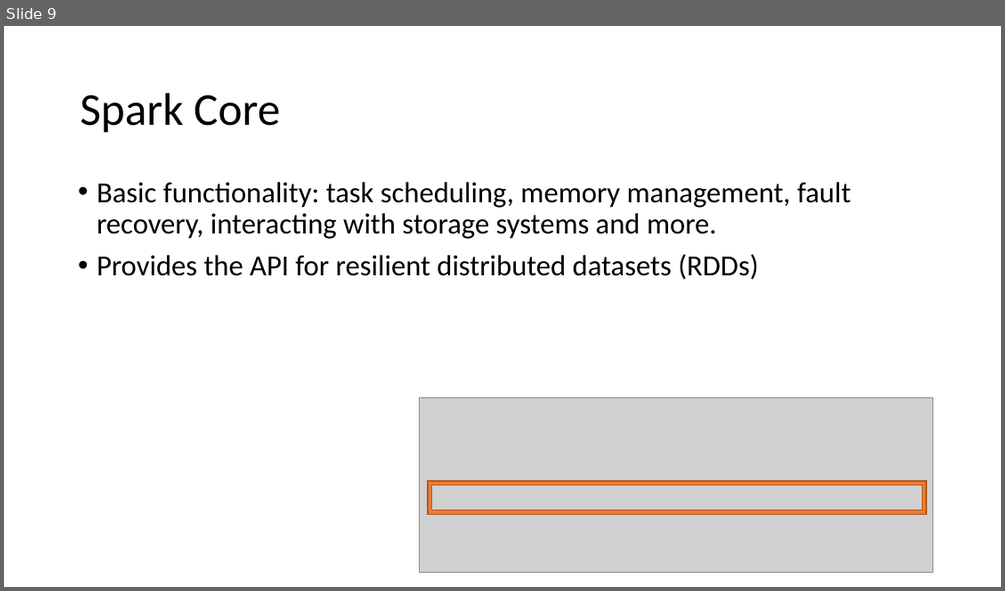
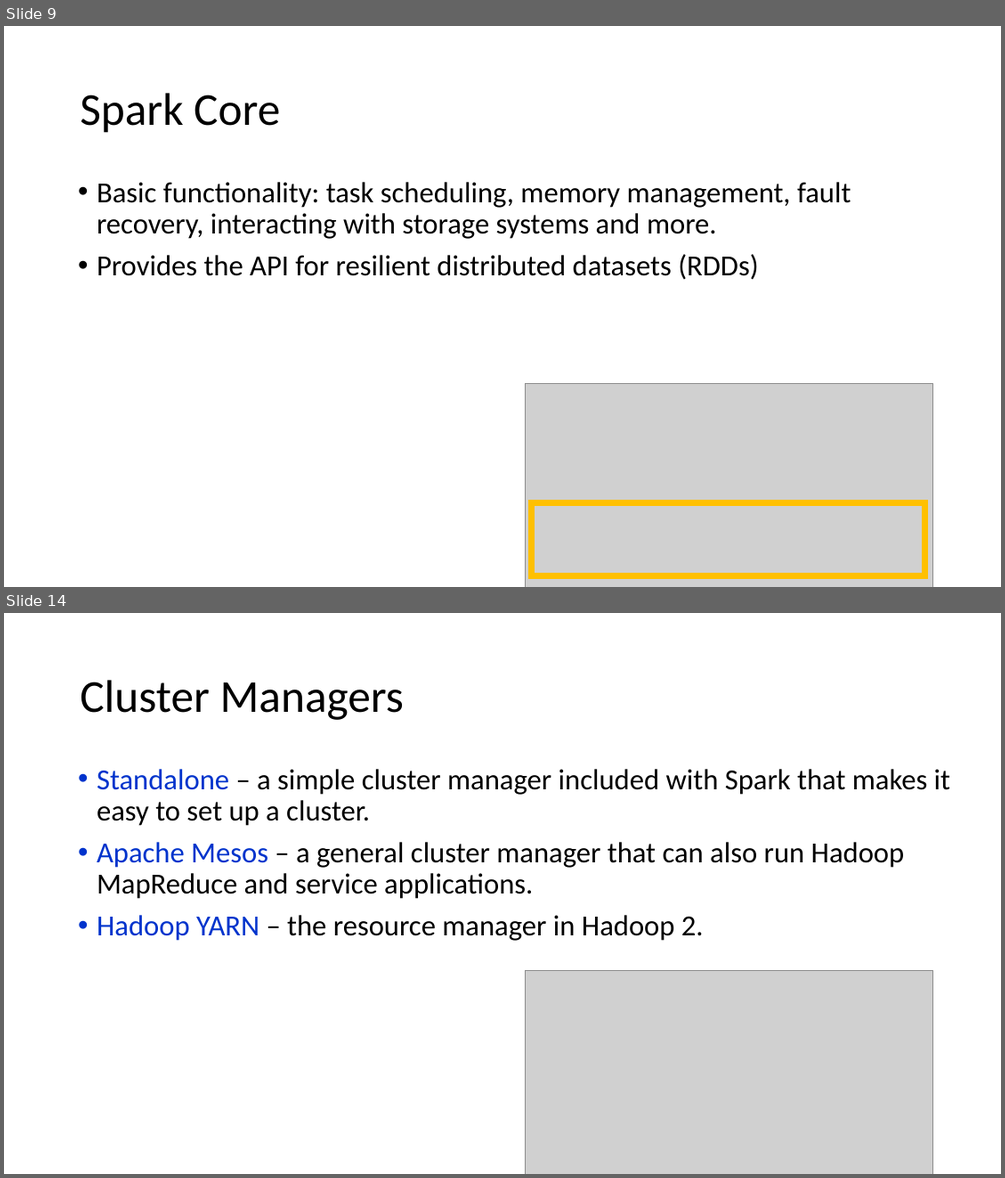
Before and after one commit to MooyoungLee/learn-spark, a slide deck: Presentation/Learning Spark 2017.pptx. Shown one above the other, each under a label of ours: slide 9 before the commit, slides 9 and 14 after it; the slides between them are not shown. The pictures are 1005x591 and 1005x1178 pixels, drawn with LibreOffice and Linux fonts; fonts in the diff are those of the drawing; grey boxes stand for pictures. Boxes give left, top, right and bottom in pixels: in the first picture for what was removed or moved away, otherwise in the second. Text is boxed around its words. In the diff, an @@ line names an element or a change of style, - is before the commit and + after.

```diff
--- a/Presentation/Learning Spark 2017.pptx
+++ b/Presentation/Learning Spark 2017.pptx
@@ slide 14 added at [4,613,1001,1174], background #FFFFFF @@
@@ title added at [80,680,404,720], 44 pt, text #000000 @@
+Cluster Managers
@@ text added at [97,769,950,941], 28 pt, text #000000 @@
+• Standalone – a simple cluster manager included with Spark that makes it easy to set up a cluster.
+• Apache Mesos – a general cluster manager that can also run Hadoop MapReduce and service applications.
+• Hadoop YARN – the resource manager in Hadoop 2.
@@ picture added at [526,971,933,1174] @@
@@ slide 9 changed as well @@
@@ picture: place and size @@
-picture at [420,398,933,572]
+picture at [526,384,933,587]
@@ frame removed at [428,481,927,514] @@
@@ rectangle added at [531,502,924,576], outline #FFC000 6 pt @@
```
Also in this commit, not shown: 22 other slides changed, 7 other slides added, 9 slides removed.
